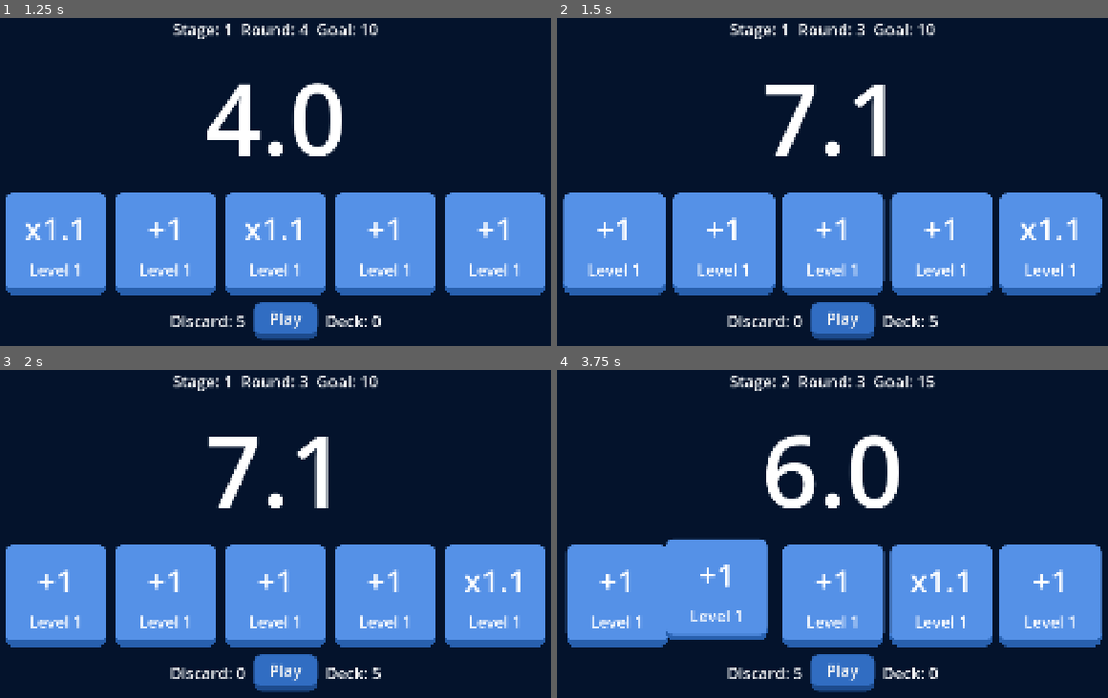
Above: before the commit, frames 1-4 (two rows, left to right).
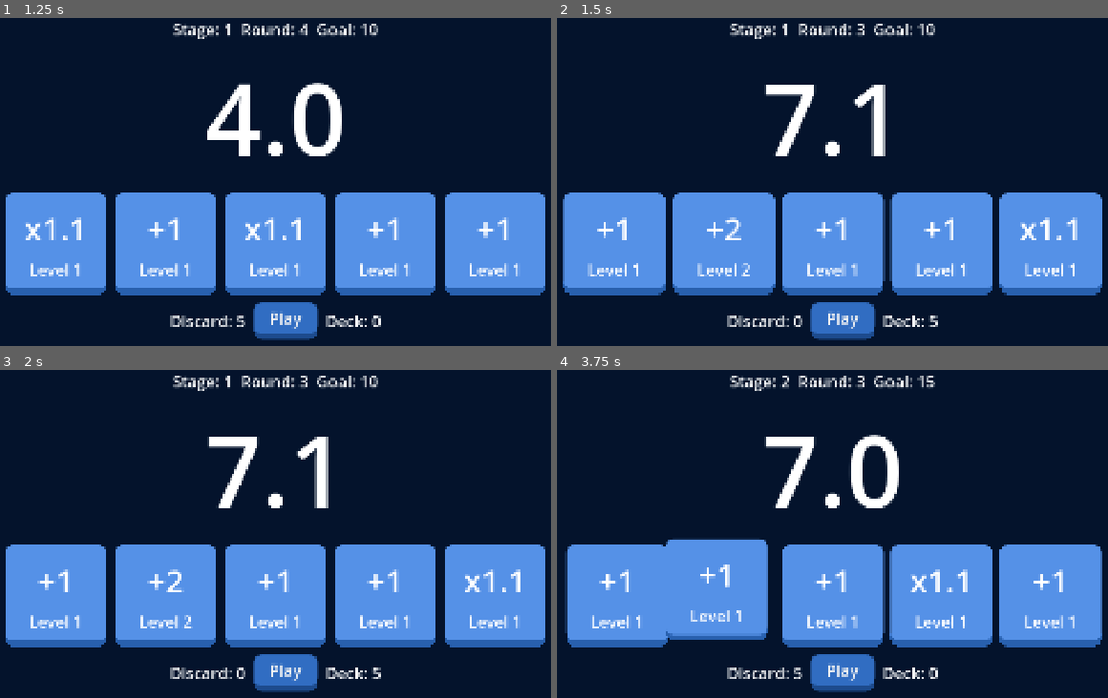
Above: after the commit, the same moments.

Repository: billyhawkes/card-game
Game: Godot game, scene res://scenes/game.tscn
Same seed, same stepped clock (60 frames per second), same inputs: the game is played once before the commit and once after it.
Inputs (mouse positions are in pixels of both pictures, inside the frame that each line leads up to):
- Up to frame 1 (1.25 s): click "Play" at 0.5 s
- Up to frame 2 (1.5 s): click "Play" at 1.25 s
- Up to frame 3 (2 s): no input
- Up to frame 4 (3.75 s): click "Play" at 2 s; tap Enter at 2.75 s; move the mouse to (997, 507) at 2.77 s; press the mouse at (997, 507) at 2.78 s; tap Space at 3.5 s; move the mouse to (678, 550) at 3.52 s; release the mouse at (678, 550) at 3.53 s; click (678, 550) at 3.6 s

Frame 1 is identical in both runs. In frame 2, 0.1% of the frame differs, in the area x 30-36%, y 60-79%; in frame 3, 0.1%; in frame 4, 1.3%, in the area x 37-48%, y 19-43%.

Commit message:
fix: upgrading

Diff:
--- a/scenes/card.gd
+++ b/scenes/card.gd
@@ -13,7 +13,7 @@
 
 @onready var value_label: Label = $Panel/VBoxContainer/ValueLabel
 @onready var level_label: Label = $Panel/VBoxContainer/LevelLabel
-var card_manager: Node2D
+@onready var card_manager: Node2D = %CardManager
 
 const CARD = preload("res://scenes/card.tscn")
 
@@ -31,7 +31,7 @@
 	value_label.text = label()
 	level_label.text = "Level " + str(level)
 	hand_container = get_parent()
-	card_manager = get_tree().root.find_child("$CardManager")
+	card_manager = get_tree().current_scene.find_child("CardManager")
 
 static func create_card(_type: CardType, _level: int, _card_id: int) -> Card:
 	var new_card: Card = CARD.instantiate()
@@ -71,7 +71,7 @@
 			var cards = hand_container.get_children() as Array[Card]
 			var index = cards.find(self)
 
-			if len(cards) < index + 1:
+			if len(cards) > index + 1:
 				var next_card = cards[index + 1]
 				card_manager.upgrade_card(next_card.card_id)
 			return score
--- a/scenes/card_manager.gd
+++ b/scenes/card_manager.gd
@@ -74,5 +74,4 @@
 	return score
 
 func upgrade_card(id: int) -> void:
-	print("UPGRADE")
 	cards[id].level += 1
